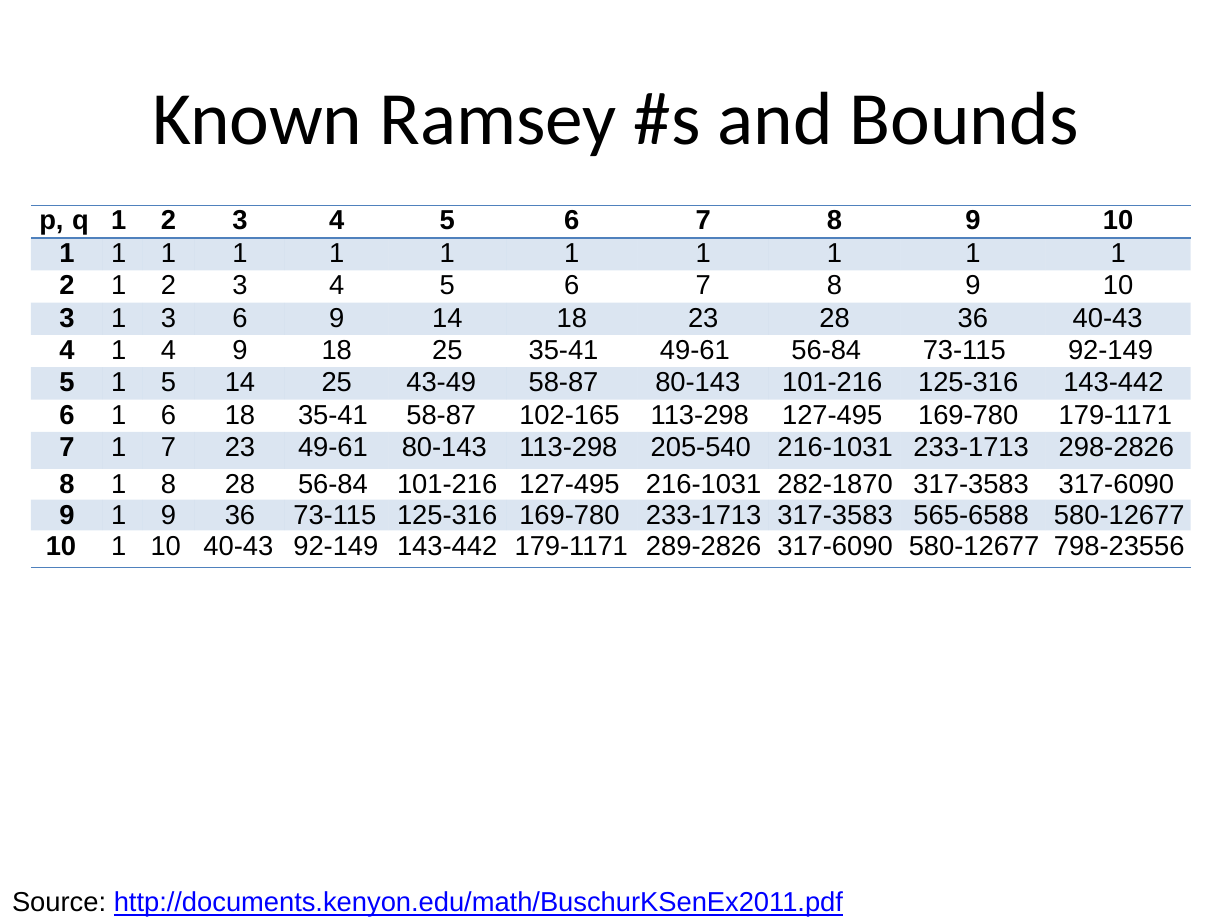
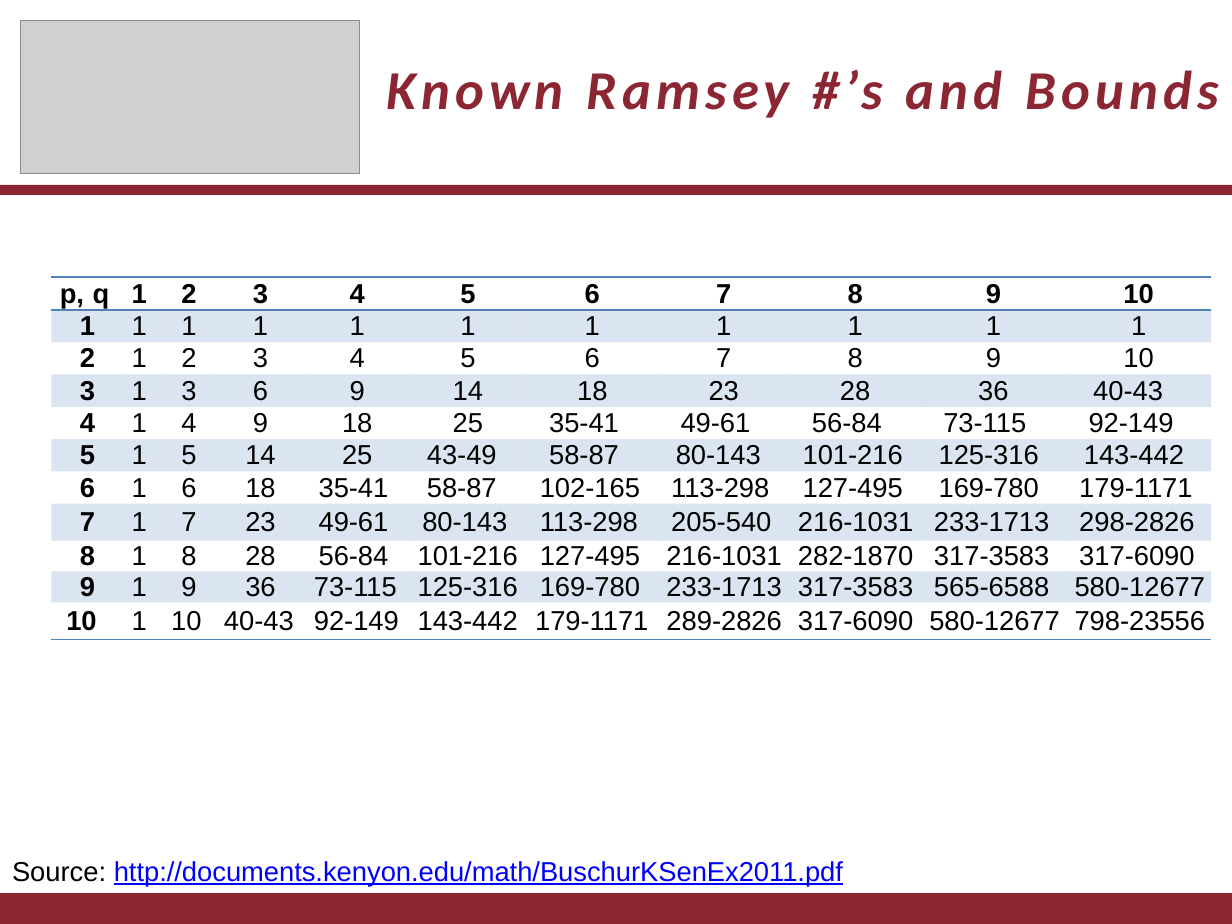
Before and after one commit to dhutchis/RamSearch, a slide deck: slide 6 of RamSearch.pptx. Drawn at 1232x924 pixels with LibreOffice and Linux fonts; fonts in the diff are those of the drawing; grey boxes stand for pictures. Boxes give left, top, right and bottom in pixels: in the first picture for what was removed or moved away, otherwise in the second. Text is boxed around its words. In the diff, an @@ line names an element or a change of style, - is before the commit and + after.

```diff
--- a/RamSearch.pptx
+++ b/RamSearch.pptx
@@ picture added at <box>21,21,360,174</box> @@
@@ text "Known Ramsey #’s and Bounds" at <box>386,69,1218,118</box>: vertical alignment middle to top @@
@@ text at <box>386,69,1218,118</box>: text changed; size 44 to 32 pt; text colour #000000 to #8C2633; bold on; italic on @@
-Known Ramsey #s and Bounds
+Known Ramsey #’s and Bounds
@@ rectangle added at <box>0,185,1232,195</box>, fill #8C2633 @@
@@ table: place and size @@
-table at <box>31,206,1193,575</box>
+table at <box>52,277,1214,647</box>
@@ text "Source: http://documents.kenyon.edu/math/BuschurKSenEx2011.p ...": place and size @@
-text "Source: http://documents.kenyon.edu/math/BuschurKSenEx2011.p ..." at <box>12,891,843,917</box>
+text "Source: http://documents.kenyon.edu/math/BuschurKSenEx2011.p ..." at <box>12,861,843,886</box>
@@ rectangle added at <box>0,893,1232,924</box>, fill #8C2633 @@
```
Also in this commit, not shown: 2 other slides changed, 1 slide added, 4 other files.
